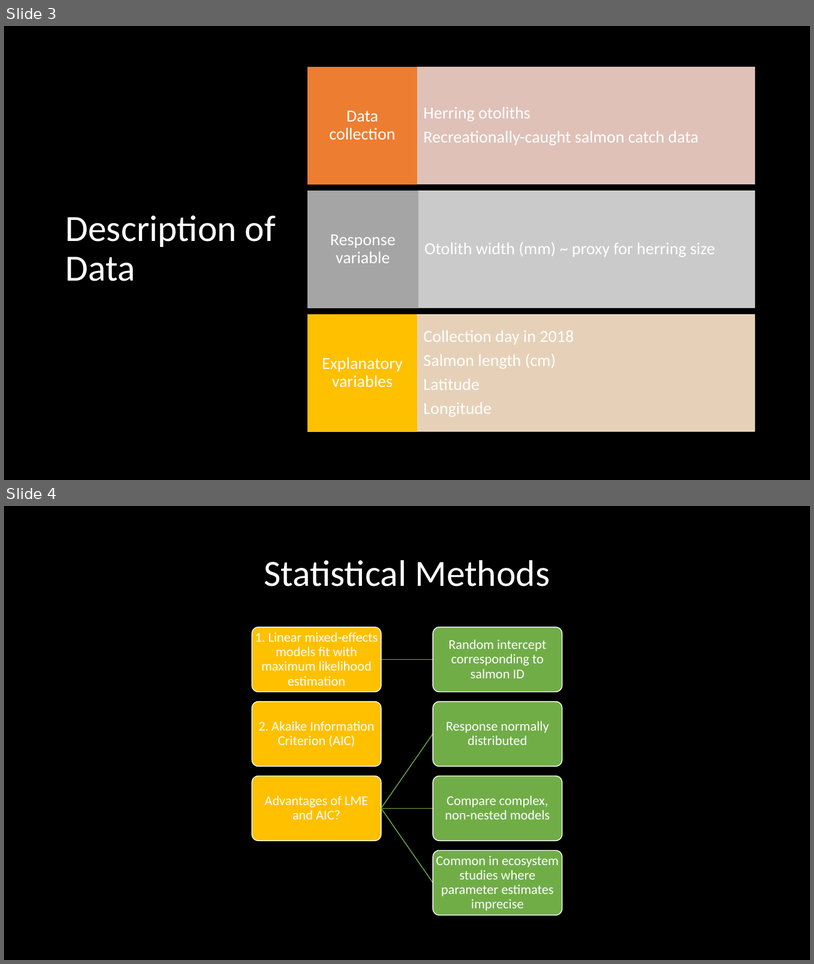
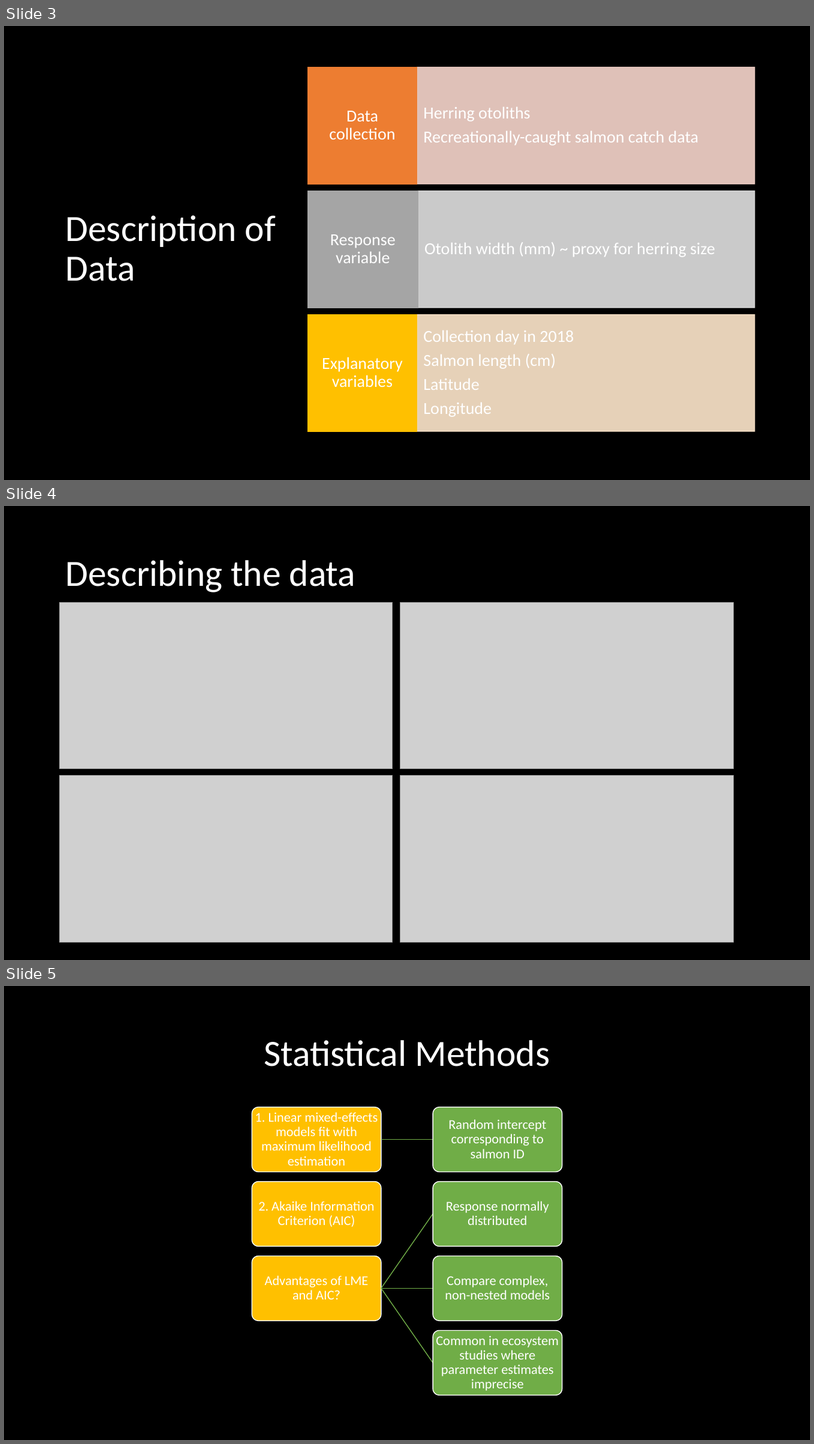
Before and after one commit to rghansen/ES482, a slide deck: ES data project presentation_salmon diet.pptx. Shown one above the other, each under a label of ours: slides 3 and 4 before the commit, slides 3, 4 and 5 after it. The pictures are 814x964 and 814x1444 pixels, drawn with LibreOffice and Linux fonts; fonts in the diff are those of the drawing; grey boxes stand for pictures. Boxes give left, top, right and bottom in pixels: in the first picture for what was removed or moved away, otherwise in the second. Text is boxed around its words. In the diff, an @@ line names an element or a change of style, - is before the commit and + after.

```diff
--- a/ES data project presentation_salmon diet.pptx
+++ b/ES data project presentation_salmon diet.pptx
@@ slide 4 added at (x1=4, y1=506, x2=810, y2=960), background #000000 @@
@@ title added at (x1=65, y1=560, x2=356, y2=592), 44 pt, text #FFFFFF @@
+Describing the data
@@ picture added at (x1=60, y1=602, x2=393, y2=769) @@
@@ picture added at (x1=400, y1=602, x2=734, y2=769) @@
@@ picture added at (x1=60, y1=775, x2=393, y2=942) @@
@@ picture added at (x1=400, y1=775, x2=734, y2=942) @@
@@ what was slide 4 is now slide 5 @@
```
Also in this commit, not shown: 2 slides changed, 1 slide removed, 6 other files.
